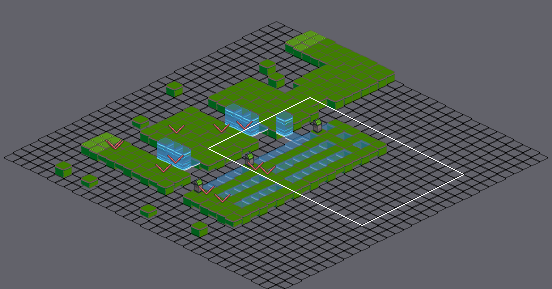
Two versions of a level (Tiled map, scratch/floor1-tut-vr-boss.tmx). The picture above shows the old version from afar; the outline marks the close-up.
Close-up. First the earlier version:
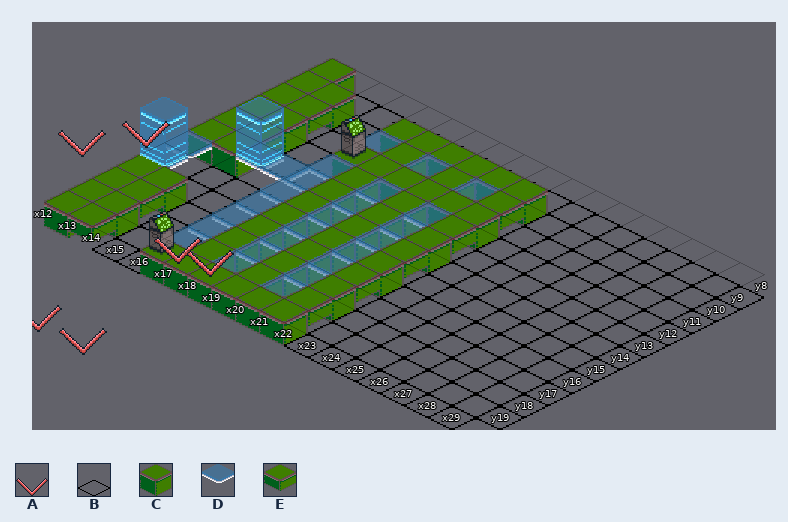
Cells are 32x16 px. Isometric: x runs down to the right, y down to the left. Shown: x 12..29, y 8..19. The commit also changed other parts of the map, which this record leaves out. Layer "Tiles" is drawn 0,16 px off the grid.
Key: from "control": A 1; from "floors": B 0, C 56, D 59, E 60.
_ is an empty cell.
Objects are placed by the point they stand on, in cells (3,4 is the top-left corner of cell 3,4); size is 1x1 cell unless given.
Layers that did not change in this view are not listed.
Layer "Tiles" before, first column x 12:
 8 CBBBBBBBBBBBBBBBBB
 9 CCBBCCCCCCBBBBBBBB
10 CEBBDCDCDEBBBBBBBB
11 CCBBCCCCCCBBBBBBBB
12 CEBBDCDCDEBBBBBBBB
13 CCDDDCDCDCBBBBBBBB
14 DBBBDCDCDEBBBBBBBB
15 DBBBDCDCDCBBBBBBBB
16 CCBBDCDCDEBBBBBBBB
17 CEBBDCDCDCBBBBBBBB
18 CCBBDCDCDEBBBBBBBB
19 CEBBCCCCCCBBBBBBBB
Objects on layer "Objects" before:
A "MarkerGate2" at 11.9,15.6 size 1x2
A "MarkerJason1" at 18.6,19.7 size 1x2
A "MarkerJason2" at 17.3,19.8 size 1x2
Once edited:
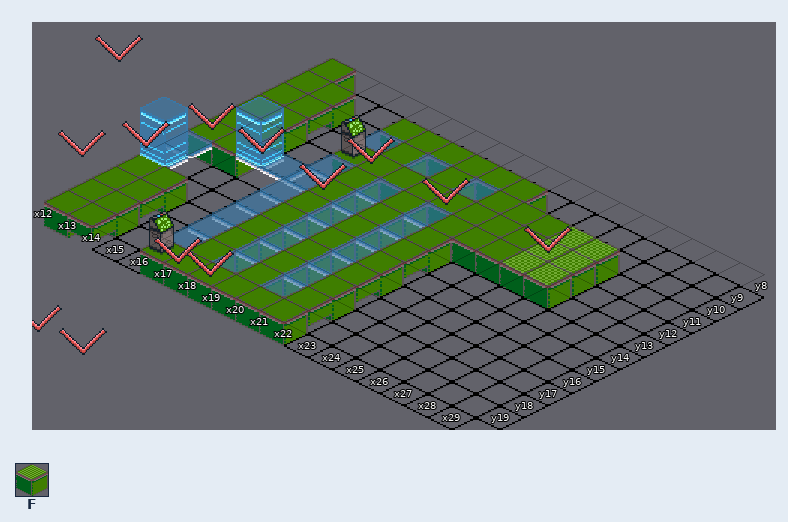
Further tiles: from "floors": F 58.
Diff:
Changed rows in their new state; . is an unchanged cell.
Layer "Tiles":
first column x 22:
10 CCFF
11 CCFF
12 CCFF
Layer "Objects":
added: A "MarkerBartolo1" at 17.2,11.6 size 1x2
added: A "MarkerBartolo3" at 24.6,11.6 size 1x2
added: A "MarkerBartolo2" at 20.5,11.8 size 1x2
added: A "MarkerGate3" at 14.5,13.5 size 1x2
added: A "MarkerBartolo5" at 12.5,13.5 size 1x2
added: A "MarkerBartolo4" at 17.3,13.7 size 1x2
Where, in picture pixels (left, top, right, bottom), the same in both close-ups:
added: (188, 103, 236, 130)
added: (238, 127, 286, 154)
added: (299, 137, 395, 190)
changed: (422, 178, 620, 308)
